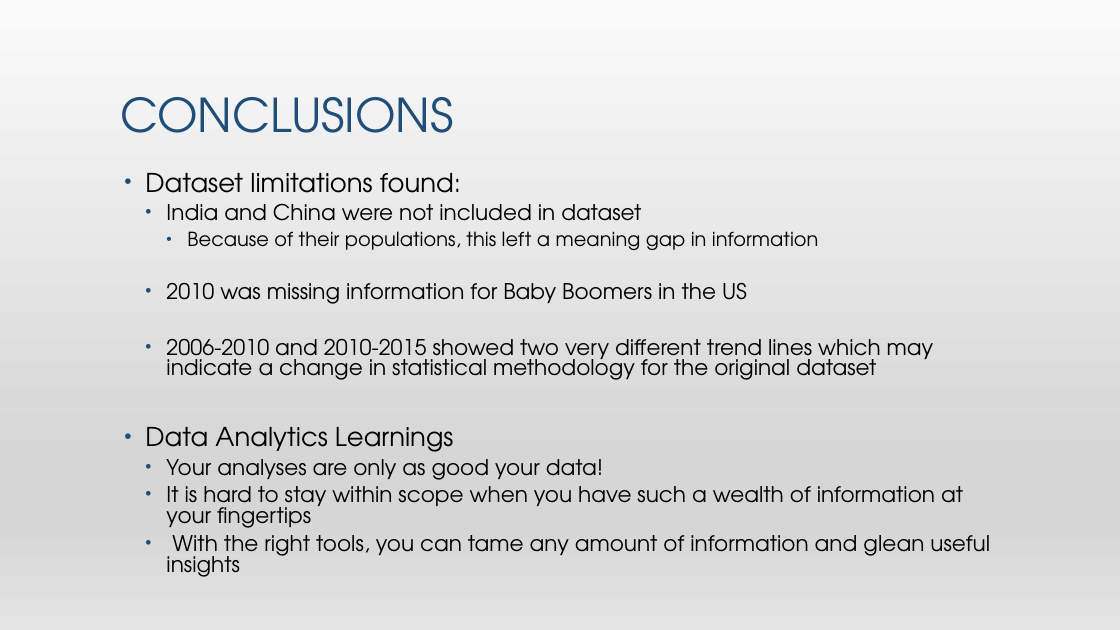
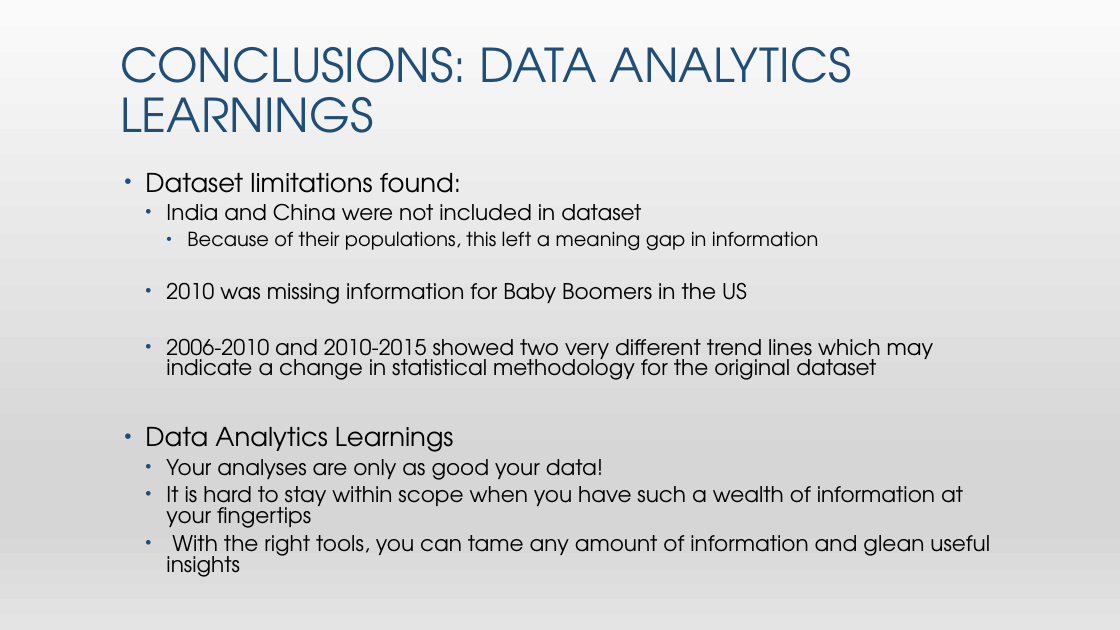
Before and after one commit to Nishadows/Project_A_Repo, a slide deck: slide 21 of Global Suicide Research Project.pptx (slide 20 before the commit). Drawn at 1120x630 pixels with LibreOffice and Linux fonts; fonts in the diff are those of the drawing. Boxes give left, top, right and bottom in pixels: in the first picture for what was removed or moved away, otherwise in the second. Text is boxed around its words. In the diff, an @@ line names an element or a change of style, - is before the commit and + after.

```diff
--- a/Global Suicide Research Project.pptx
+++ b/Global Suicide Research Project.pptx
@@ title at box(120, 47, 852, 133): text changed @@
-CONCLUSIONS
+CONCLUSIONS: DATA ANALYTICS LEARNINGS
```
Also in this commit, not shown: 11 other slides changed, 3 slides added, 2 slides removed.
